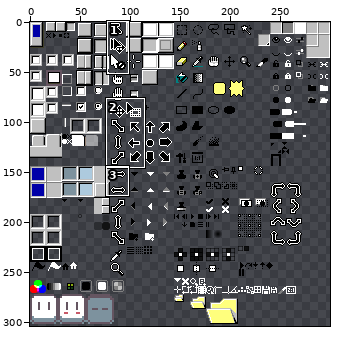
One commit to this sprite sheet: Aseprite 95/sheet.png. Above: a wide view before the commit, with the close-up outlined.
Close-up. First the earlier version:
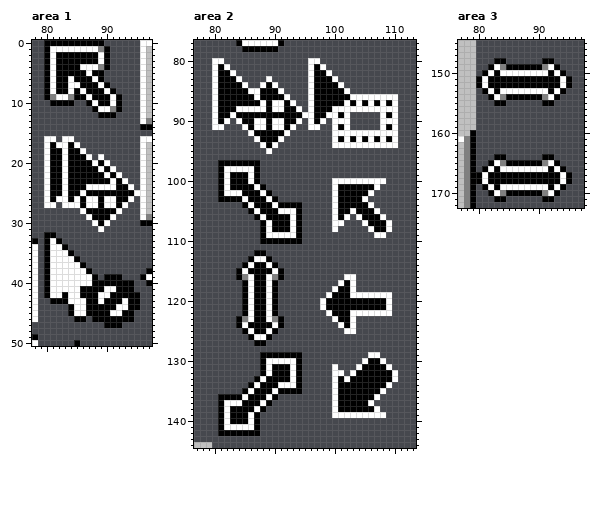
The file is 300x304 pixels. Pixels under 10% opacity are left out. Colours within 5 levels of each other are drawn and written as one. Shown: area 1: x 78..97, y 0..50; area 2: x 77..113, y 77..144; area 3: x 77..97, y 145..172. The commit also changed other parts of the picture, which this record leaves out.
Now the later version:
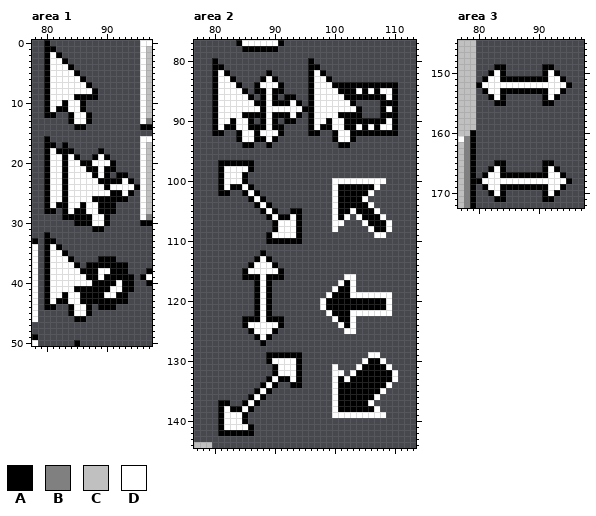
Palette (. is transparent): A #000000  B #808080  C #c0c0c0  D #ffffff
From old to new:
Changed rows in their new state; - is an unchanged pixel.
Area 1:
first column x 80:
 0 -.........------
 1 -A.........-----
 2 ---........-----
 3 --D-.......-----
 4 --DD-......-----
 5 --DDD-....------
 6 --DD-D-...------
 7 --DD--D-...-----
 8 --DD-D-D-...----
 9 -D--D--A-....---
10 ADD-DDA......---
11 ADAADDA-.....---
12 AA--ADDA-...----
13 ----ADDA--------
14 -----AA---------
16 A.-..-----------
17 A-.A..----------
18 AD-A-..--A------
19 ADDAD-..A-A-----
20 ADDADD---D-A----
21 ADDADDD----A----
22 ADDADDDD-DA.AA--
23 ADDADDDDD--A--A-
24 ADDADDD---A-DD-A
25 ADDADD-DDDD--D-.
26 AD-AD-D-A-AA--.-
27 A-AA------AA..--
28 AA-ADAADD---.---
29 ---AAAAADD-.----
30 -----AAA-DA-----
31 --------AA------
32 -.--------------
33 -A.-------------
34 --A.------------
35 ---A.-----------
36 ----A.---AAA----
37 -----A.AAAAAAA--
38 ------A-ADDAAA--
39 -------A-D---AA-
40 ------------D---
41 -----A----A-D---
42 ---------A-D--..
43 AD----A--A---A..
44 AA------.---....
45 --------.......-
46 --------.......-
47 ----------...---
Area 2:
first column x 80:
 80 A.--------------A.-------------
 81 A-.-------------A-.------------
 82 AD-.-----A------AD-.-----------
 83 ADD-.---A-A-----ADD-.----------
 84 ADDD-.-A-D-A----ADDD-AAAAAAAAAA
 85 ADDDD-.A-D-A----ADDDD-AADADADDA
 86 ADDDDD-.-D-.AA--ADDDDD-AAAAAA-A
 87 ADDDDDD-ADAA--A-ADDDDD--....A-A
 88 ADDD----AD--DD-AADDD----A...A-A
 89 ADD-D----D---D-.ADD---AAA---A-A
 90 AD-A-D-.ADA.--.-AD-A--AAAAAAA-A
 91 A-AAD--AADAA..--A-AA-DAADADA-DA
 92 AA--AD--DDD-.---AA--A--AAAAAAAA
 93 ----ADDA-D-.--------AD--.......
 94 -----AA-.-.---------.AA........
 95 ---------.---------------------
 97 -------.-----------------------
 98 ------A.-----------------------
 99 ---DD-..-----------------------
100 ---DD-..-----------------------
101 -----D-..----------------------
102 --A..-D-..---------------------
103 -.....-D-..--------------------
104 -----..-D-.....----------------
105 ------..-D-..A-----------------
106 -------..-D--------------------
107 --------..-DD------------------
108 --------..-DD------------------
109 --------.A---------------------
110 --------.----------------------
112 -------.-----------------------
113 ------.A-----------------------
114 -----.ADD----------------------
115 ----.ADDDD---------------------
116 ----.AA-DAA--------------------
117 -----..-DA.--------------------
118 -----..-DA.--------------------
119 -----..-DA.--------------------
120 -----..-DA.--------------------
121 -----..-DA.--------------------
122 -----..-DA.--------------------
123 ----.AA-DAA--------------------
124 ----.ADDDD---------------------
125 -----.ADD----------------------
126 ------.A-----------------------
127 -------.-----------------------
129 --------.----------------------
130 --------.A---------------------
131 --------..-DD------------------
132 --------..-DD------------------
133 -------..-D--------------------
134 ------..-D-..A-----------------
135 -----..-D-.....----------------
136 -.....-D-..--------------------
137 --A..-D-..---------------------
138 -----D-..----------------------
139 ---DD-..-----------------------
140 ---DD-..-----------------------
141 ------A.-----------------------
142 -------.-----------------------
Area 3:
first column x 80:
148 ---..------..---
149 --.AA......AA.--
150 -.ADA......ADA.-
151 .ADD--------DDA.
152 --DDDDDDDDDDDD--
153 ---DAAAAAAAAD---
154 ----A......A----
first column x 80:
164 ---..------..---
165 --.AA......AA.--
166 -.ADA......ADA.-
167 .ADD--------DDA.
168 --DDDDDDDDDDDD--
169 ---DAAAAAAAAD---
170 ----A......A----
